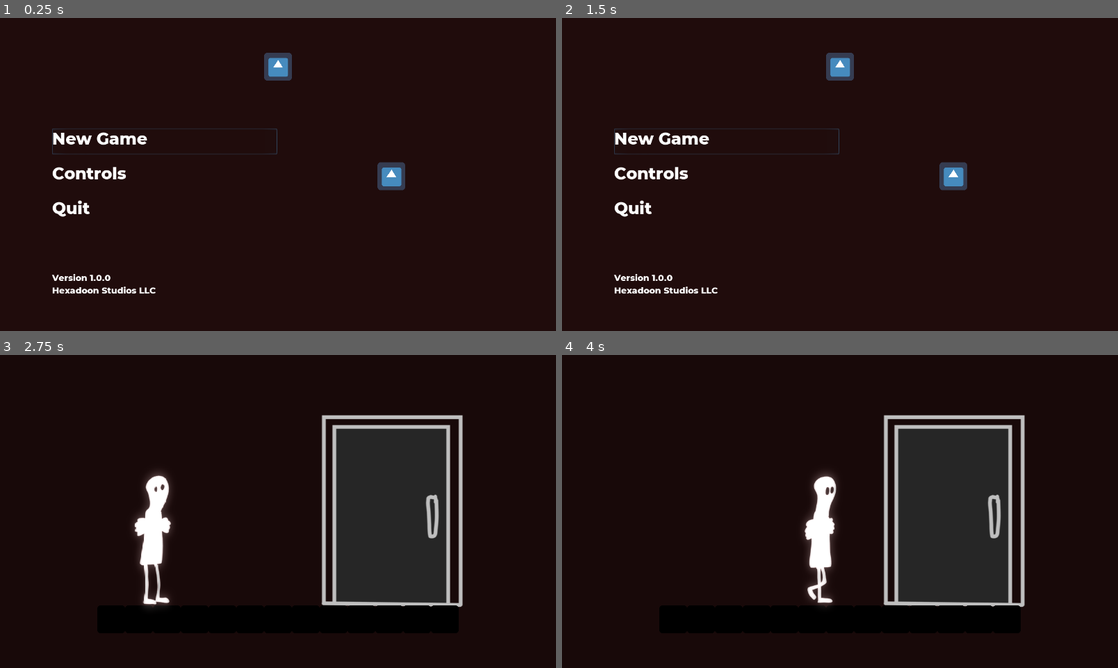
Above: before the commit, frames 1-4 (two rows, left to right).
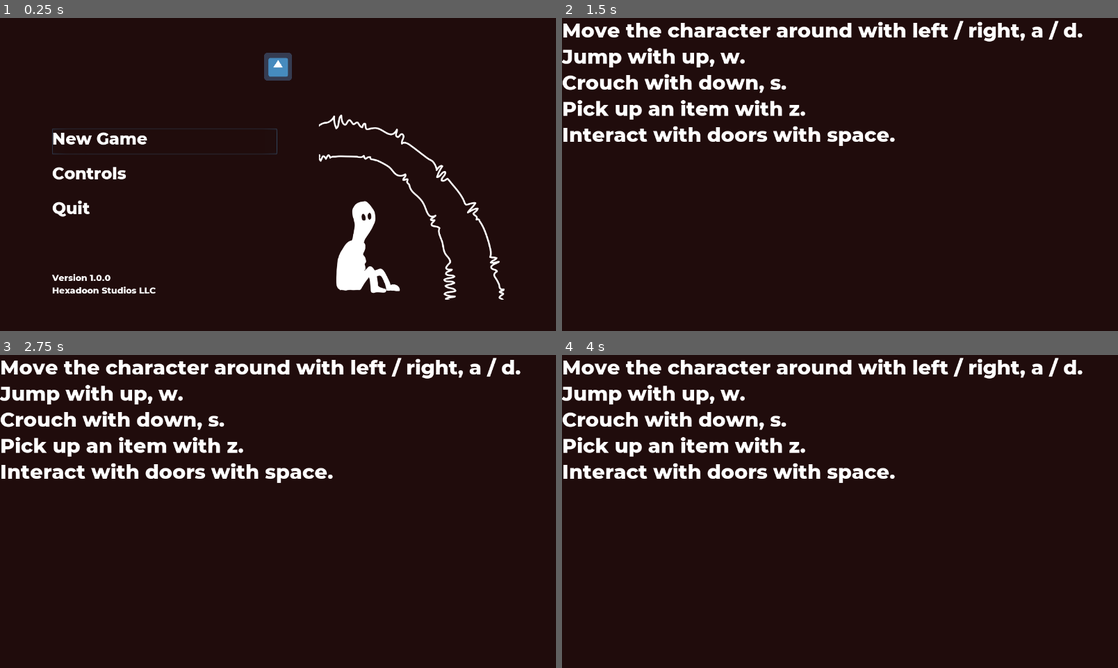
Above: after the commit, the same moments.

Repository: Hexadoon/phobia
Game: Godot game, scene res://title_screen/Title Screen.tscn
Two runs of this game, one before a commit and one after it. Both use one fixed random seed, a clock stepped at 60 frames per second and the inputs below. The engine's default icon, where the game draws it, is replaced by a stand-in: a white triangle on a blue panel in a dark square.
Inputs (mouse positions are in pixels of both pictures, inside the frame that each line leads up to):
- Up to frame 1 (0.25 s): no input
- Up to frame 2 (1.5 s): click "Controls" at 0.5 s; click (840, 284) at 1.25 s, where only the run before the commit has a clickable "Back"
- Up to frame 3 (2.75 s): click (166, 477) at 2 s, where only the run before the commit has a clickable "New Game"
- Up to frame 4 (4 s): tap Enter (ui_accept) at 2.75, 3.02, 3.77 s; hold Right (ui_right) from 2.78 s (still down)

The runs differ from the first frame. In frame 1, 2.8% of the frame differs, in the area x 57-91%, y 30-90%; in frame 2, 8.4%; in frame 3, 27%, in the area x 0-94%, y 0-89%; in frame 4, 27%.

Commit message:
Added character to title screen, other minor changes

Diff:
--- a/buttons/Controls Button.tscn
+++ b/buttons/Controls Button.tscn
@@ -5,4 +5,6 @@
 [node name="Controls Button" instance=ExtResource( 1 )]
 
 [node name="Label" parent="." index="0"]
+margin_top = 6.10352e-05
+margin_right = 1274.0
 text = "Controls"
--- a/character/World.tscn
+++ b/character/World.tscn
@@ -68,65 +68,65 @@
 
 [sub_resource type="SpriteFrames" id=2]
 animations = [ {
+"frames": [ ExtResource( 36 ), ExtResource( 35 ), ExtResource( 40 ), ExtResource( 41 ), ExtResource( 42 ), ExtResource( 39 ), ExtResource( 38 ), ExtResource( 37 ) ],
+"loop": true,
+"name": "Crouch_Walk",
+"speed": 10.0
+}, {
+"frames": [ ExtResource( 57 ), ExtResource( 56 ), ExtResource( 60 ) ],
+"loop": true,
+"name": "Climb_Transition",
+"speed": 7.0
+}, {
+"frames": [ ExtResource( 18 ), ExtResource( 16 ), ExtResource( 15 ) ],
+"loop": true,
+"name": "Idle_Blinking",
+"speed": 10.0
+}, {
+"frames": [ ExtResource( 6 ), ExtResource( 5 ), ExtResource( 4 ) ],
+"loop": true,
+"name": "Idle",
+"speed": 5.0
+}, {
+"frames": [ ExtResource( 47 ), ExtResource( 52 ), ExtResource( 51 ), ExtResource( 50 ), ExtResource( 54 ), ExtResource( 49 ), ExtResource( 48 ), ExtResource( 53 ) ],
+"loop": true,
+"name": "Jump",
+"speed": 10.0
+}, {
+"frames": [ ExtResource( 45 ), ExtResource( 43 ), ExtResource( 44 ), ExtResource( 46 ), ExtResource( 45 ) ],
+"loop": true,
+"name": "Pick_Up",
+"speed": 7.0
+}, {
+"frames": [ ExtResource( 9 ), ExtResource( 13 ), ExtResource( 11 ), ExtResource( 10 ), ExtResource( 7 ), ExtResource( 8 ), ExtResource( 14 ), ExtResource( 12 ) ],
+"loop": true,
+"name": "Walk",
+"speed": 10.0
+}, {
+"frames": [ ExtResource( 17 ) ],
+"loop": true,
+"name": "Idle_to_Walk",
+"speed": 10.0
+}, {
+"frames": [ ExtResource( 21 ) ],
+"loop": true,
+"name": "Crouch_Transition",
+"speed": 5.0
+}, {
+"frames": [ ExtResource( 58 ), ExtResource( 61 ), ExtResource( 59 ), ExtResource( 55 ) ],
+"loop": true,
+"name": "Climb",
+"speed": 7.0
+}, {
+"frames": [ ExtResource( 24 ), ExtResource( 29 ), ExtResource( 31 ), ExtResource( 23 ), ExtResource( 25 ), ExtResource( 27 ), ExtResource( 28 ), ExtResource( 26 ), ExtResource( 32 ), ExtResource( 34 ), ExtResource( 30 ), ExtResource( 33 ) ],
+"loop": true,
+"name": "Idle_Looking_Around",
+"speed": 10.0
+}, {
 "frames": [ ExtResource( 22 ), ExtResource( 19 ), ExtResource( 20 ) ],
 "loop": true,
 "name": "Crouch_Idle",
 "speed": 5.0
-}, {
-"frames": [ ExtResource( 36 ), ExtResource( 35 ), ExtResource( 40 ), ExtResource( 41 ), ExtResource( 42 ), ExtResource( 39 ), ExtResource( 38 ), ExtResource( 37 ) ],
-"loop": true,
-"name": "Crouch_Walk",
-"speed": 10.0
-}, {
-"frames": [ ExtResource( 57 ), ExtResource( 56 ), ExtResource( 60 ) ],
-"loop": true,
-"name": "Climb_Transition",
-"speed": 7.0
-}, {
-"frames": [ ExtResource( 18 ), ExtResource( 16 ), ExtResource( 15 ) ],
-"loop": true,
-"name": "Idle_Blinking",
-"speed": 10.0
-}, {
-"frames": [ ExtResource( 6 ), ExtResource( 5 ), ExtResource( 4 ) ],
-"loop": true,
-"name": "Idle",
-"speed": 5.0
-}, {
-"frames": [ ExtResource( 47 ), ExtResource( 52 ), ExtResource( 51 ), ExtResource( 50 ), ExtResource( 54 ), ExtResource( 49 ), ExtResource( 48 ), ExtResource( 53 ) ],
-"loop": true,
-"name": "Jump",
-"speed": 10.0
-}, {
-"frames": [ ExtResource( 45 ), ExtResource( 43 ), ExtResource( 44 ), ExtResource( 46 ), ExtResource( 45 ) ],
-"loop": true,
-"name": "Pick_Up",
-"speed": 7.0
-}, {
-"frames": [ ExtResource( 9 ), ExtResource( 13 ), ExtResource( 11 ), ExtResource( 10 ), ExtResource( 7 ), ExtResource( 8 ), ExtResource( 14 ), ExtResource( 12 ) ],
-"loop": true,
-"name": "Walk",
-"speed": 10.0
-}, {
-"frames": [ ExtResource( 17 ) ],
-"loop": true,
-"name": "Idle_to_Walk",
-"speed": 10.0
-}, {
-"frames": [ ExtResource( 21 ) ],
-"loop": true,
-"name": "Crouch_Transition",
-"speed": 5.0
-}, {
-"frames": [ ExtResource( 58 ), ExtResource( 61 ), ExtResource( 59 ), ExtResource( 55 ) ],
-"loop": true,
-"name": "Climb",
-"speed": 7.0
-}, {
-"frames": [ ExtResource( 24 ), ExtResource( 29 ), ExtResource( 31 ), ExtResource( 23 ), ExtResource( 25 ), ExtResource( 27 ), ExtResource( 28 ), ExtResource( 26 ), ExtResource( 32 ), ExtResource( 34 ), ExtResource( 30 ), ExtResource( 33 ) ],
-"loop": true,
-"name": "Idle_Looking_Around",
-"speed": 10.0
 } ]
 
 [sub_resource type="RectangleShape2D" id=3]
--- a/fonts/Montserrat-ExtraBold_size_48.tres
+++ b/fonts/Montserrat-ExtraBold_size_48.tres
@@ -3,5 +3,5 @@
 [ext_resource path="res://fonts/Montserrat-ExtraBold.ttf" type="DynamicFontData" id=1]
 
 [resource]
-size = 48
+size = 46
 font_data = ExtResource( 1 )
--- /dev/null
+++ b/instructions/Instructions.tscn
@@ -0,0 +1,18 @@
+[gd_scene load_steps=2 format=2]
+
+[ext_resource path="res://fonts/Montserrat-ExtraBold_size_48.tres" type="DynamicFont" id=1]
+
+[node name="Instructions" type="Node2D"]
+
+[node name="Label" type="Label" parent="."]
+margin_right = 40.0
+margin_bottom = 14.0
+custom_fonts/font = ExtResource( 1 )
+text = "Move the character around with left / right, a / d.
+Jump with up, w.
+Crouch with down, s.
+Pick up an item with z.
+Interact with doors with space."
+__meta__ = {
+"_edit_use_anchors_": false
+}
--- a/title_screen/Title Screen.tscn
+++ b/title_screen/Title Screen.tscn
@@ -7,8 +7,19 @@
 [ext_resource path="res://fonts/Montserrat-ExtraBold.ttf" type="DynamicFontData" id=5]
 [ext_resource path="res://fade_in/FadeIn.tscn" type="PackedScene" id=6]
 [ext_resource path="res://title_screen/title_screen.gd" type="Script" id=7]
+[ext_resource path="res://title_screen/images/character_sitting/lilguymainscreen1.png" type="Texture" id=8]
+[ext_resource path="res://title_screen/images/character_sitting/lilguymainscreen3.png" type="Texture" id=9]
+[ext_resource path="res://title_screen/images/character_sitting/lilguymainscreen2.png" type="Texture" id=10]
 
-[sub_resource type="DynamicFont" id=1]
+[sub_resource type="SpriteFrames" id=1]
+animations = [ {
+"frames": [ ExtResource( 8 ), ExtResource( 10 ), ExtResource( 9 ) ],
+"loop": true,
+"name": "default",
+"speed": 7.0
+} ]
+
+[sub_resource type="DynamicFont" id=2]
 size = 20
 font_data = ExtResource( 5 )
 
@@ -62,7 +73,7 @@
 margin_right = 518.0
 margin_bottom = 246.0
 rect_min_size = Vector2( 360, 60 )
-scene_to_load = "res://game/Controls.tscn"
+scene_to_load = "res://instructions/Instructions.tscn"
 
 [node name="Quit Button" parent="Menu/Center Row/Buttons" instance=ExtResource( 3 )]
 margin_top = 266.0
@@ -78,18 +89,18 @@
 size_flags_horizontal = 3
 size_flags_vertical = 3
 
-[node name="Image" type="TextureRect" parent="Menu/Center Row/CenterContainer"]
-margin_left = 227.0
-margin_top = 184.0
-margin_right = 291.0
-margin_bottom = 248.0
-texture = ExtResource( 2 )
+[node name="AnimatedSprite" type="AnimatedSprite" parent="Menu/Center Row/CenterContainer"]
+position = Vector2( 529.34, 253.896 )
+scale = Vector2( 0.455484, 0.455484 )
+frames = SubResource( 1 )
+frame = 1
+playing = true
 
 [node name="Version" type="Label" parent="Menu"]
 margin_top = 505.0
 margin_right = 1040.0
 margin_bottom = 560.0
-custom_fonts/font = SubResource( 1 )
+custom_fonts/font = SubResource( 2 )
 text = "Version 1.0.0
 Hexadoon Studios LLC"
 
--- a/title_screen/title_screen.gd
+++ b/title_screen/title_screen.gd
@@ -16,11 +16,16 @@
 	Begins Fade In animation.
 	"""
 	scene_path_to_load = scene_to_load
+
 	$"Fade In".show()
 	$"Fade In".fade_in()
 
 func _on_Fade_In_fade_finished():
 	"""
 	Switches scenes upon completion of Fade In animation.
+	If Quit is selected, game is exitted.
 	"""
-	get_tree().change_scene(scene_path_to_load)
+	if scene_path_to_load == "res://game/Quit.tscn":
+		get_tree().quit()
+	else:
+		get_tree().change_scene(scene_path_to_load)
Not shown: 1 places in title_screen/Title Screen.tscn that only renumber resources
Binary file added: title_screen/images/character_sitting/lilguymainscreen1.png
Not shown, added: title_screen/images/character_sitting/lilguymainscreen1.png.import
Binary file added: title_screen/images/character_sitting/lilguymainscreen2.png
Not shown, added: title_screen/images/character_sitting/lilguymainscreen2.png.import
Binary file added: title_screen/images/character_sitting/lilguymainscreen3.png
Not shown, added: title_screen/images/character_sitting/lilguymainscreen3.png.import
